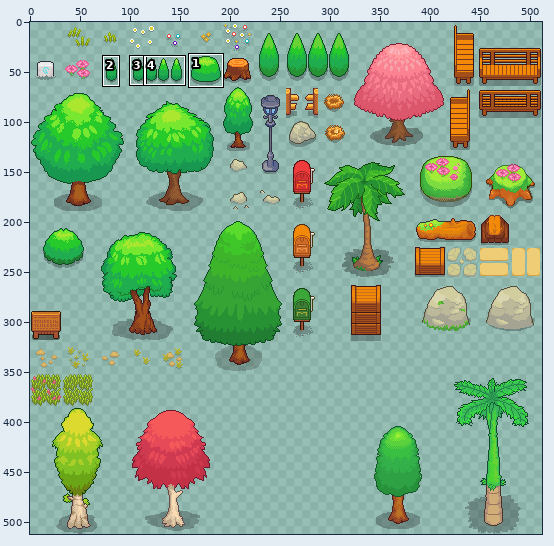
Sprite sheet -- img/tilesets/Growing_OutsideB_Spring.png. Above, an overview of the earlier version with the close-up marked.
Close-up. Before the commit:
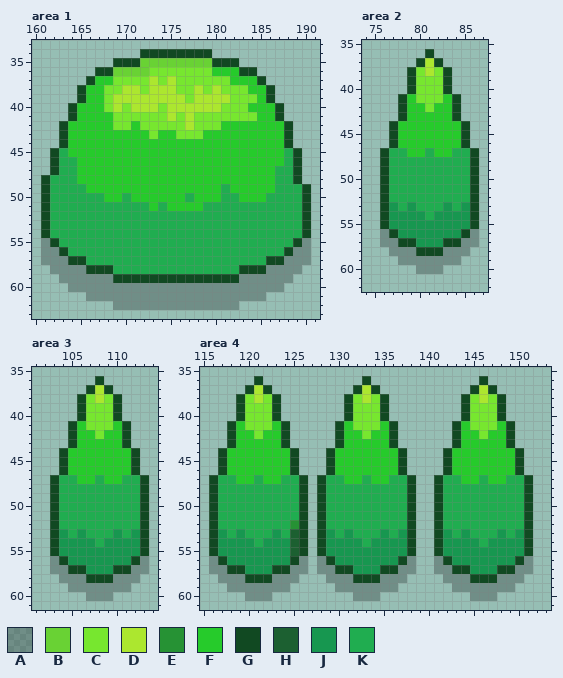
The file is 512x512 pixels. Colours within 5 levels of each other are drawn and written as one. Shown: area 1: x 160..191, y 33..63; area 2: x 74..87, y 35..62; area 3: x 101..114, y 35..61; area 4: x 115..153, y 35..61. The commit also changed other parts of the picture, which this record leaves out.
Palette (. is transparent): A #00000040  B #69d234  C #77e72f  D #ace72f  E #269234  F #26cb2b  G #114922  H #1c6031  J #179750  K #20ad50
Pixels before, area 1, first column x 161:
34 ...........GGGGGGGG...........
35 ........GGGBBBBBBBBGGG........
36 ......GGBBBBCCCCCCCFFFGG......
37 .....GFFCCCCDCDCCCCCCFFFG.....
38 ....GFFCCDDCDDDCCDCDCCCFFG....
39 ....GFFCDDDDDDDDCDDDDCCCFG....
40 ...GFFFCDCDDDCDDDDDDCCCFFFG...
41 ...GFFFFCCCCCCDCDCCCCCCCFFG...
42 ..GFFFFFCCFCCCCCDCCCFFFFFFFG..
43 ..GFFFFFFFFFCFFCCCFFFFFFFFFG..
44 ..GFFFFFFFFFFFFFFFFFFFFFFFFG..
45 .GKFFFFFFFFFFFFFFFFFFFFFFFFKG.
46 .GKKFFFFFFFFFFFFFFFFFFFFFFFKG.
47 .GKKFFFFFFFFFFFFFFFFFFFFFFKKG.
48 GKKKFFFFFFFFFFFFFFFFFFFFFFKKG.
49 GKKKKFFFFFFFFFFFFFFFKFFFFFKKKG
50 GKKKKKKFFKFFFFFFKFFFKKFFFKKKKG
51 GKKKKKKKKKKKFKFFFFKKKKKKKKKKKG
52 GKKKKKKKKKKKKKKKKKKKKKKKKKKKKG
53 GKKKKKKKKKKKKKKKKKKKKKKKKKKKKG
54 GKKKKKKKKKKKKKKKKKKKKKKKKKKKKG
55 AGKKKKKKKKKKKKKKKKKKKKKKKKKKGA
56 AAGKKKKKKKKKKKKKKKKKKKKKKKKGAA
57 AAAGGKKKKKKKKKKKKKKKKKKKKGGAAA
58 .AAAAGGGKKKKKKKKKKKKKKGGGAAAA.
59 ..AAAAAAGGGGGGGGGGGGGGAAAAAA..
60 ...AAAAAAAAAAAAAAAAAAAAAAAA...
61 .....AAAAAAAAAAAAAAAAAAAA.....
62 ........AAAAAAAAAAAAAA........
Pixels before, area 2, first column x 76:
36 .....G.....
37 ....GDG....
38 ...GCDCG...
39 ...GCCCG...
40 ...GCCCG...
41 ..GFCCCFG..
42 ..GFFCFFG..
43 ..GFFFFFG..
44 .GFFFFFFFG.
45 .GFFFFFFFG.
46 .GFFFFFFFG.
47 GKKFFKFFKKG
48 GKKKKKKKKKG
49 GKKKKKKKKKG
50 GKKKKKKKKKG
51 GKKKKKKKKKG
52 GKKKKKKKKKG
53 GJKJKKKJKJG
54 GJJJJKJJJJG
55 GJJJJJJJJJG
56 AGJJJJJJJGA
57 AAGGJJJGGAA
58 .AAAGGGAAA.
59 ..AAAAAAA..
60 ....AAA....
Pixels before, area 3, first column x 103:
36 .....G.....
37 ....GDG....
38 ...GCDCG...
39 ...GCCCG...
40 ...GCCCG...
41 ..GFCCCFG..
42 ..GFFCFFG..
43 ..GFFFFFG..
44 .GFFFFFFFG.
45 .GFFFFFFFG.
46 .GFFFFFFFG.
47 GKKFFKFFKKG
48 GKKKKKKKKKG
49 GKKKKKKKKKG
50 GKKKKKKKKKG
51 GKKKKKKKKKG
52 GKKKKKKKKKG
53 GJKJKKKJKJG
54 GJJJJKJJJJG
55 GJJJJJJJJJG
56 AGJJJJJJJGA
57 AAGGJJJGGAA
58 .AAAGGGAAA.
59 ..AAAAAAA..
60 ....AAA....
Pixels before, area 4, first column x 116:
36 .....G...........G............G.....
37 ....GDG.........GDG..........GDG....
38 ...GCDCG.......GCDCG........GCDCG...
39 ...GCCCG.......GCCCG........GCCCG...
40 ...GCCCG.......GCCCG........GCCCG...
41 ..GFCCCFG.....GFCCCFG......GFCCCFG..
42 ..GFFCFFG.....GFFCFFG......GFFCFFG..
43 ..GFFFFFG.....GFFFFFG......GFFFFFG..
44 .GFFFFFFFG...GFFFFFFFG....GFFFFFFFG.
45 .GFFFFFFFG...GFFFFFFFG....GFFFFFFFG.
46 .GFFFFFFFG...GFFFFFFFG....GFFFFFFFG.
47 GKKFFKFFKKG.GKKFFKFFKKG..GKKFFKFFKKG
48 GKKKKKKKKKG.GKKKKKKKKKG..GKKKKKKKKKG
49 GKKKKKKKKKG.GKKKKKKKKKG..GKKKKKKKKKG
50 GKKKKKKKKKG.GKKKKKKKKKG..GKKKKKKKKKG
51 GKKKKKKKKKG.GKKKKKKKKKG..GKKKKKKKKKG
52 GKKKKKKKKEG.GKKKKKKKKKG..GKKKKKKKKKG
53 GJKJKKKJKHG.GJKJKKKJKJG..GJKJKKKJKJG
54 GJJJJKJJJHG.GJJJJKJJJJG..GJJJJKJJJJG
55 GJJJJJJJJHG.GJJJJJJJJJG..GJJJJJJJJJG
56 AGJJJJJJJGA.AGJJJJJJJGA..AGJJJJJJJGA
57 AAGGJJJGGAA.AAGGJJJGGAA..AAGGJJJGGAA
58 .AAAGGGAAA...AAAGGGAAA....AAAGGGAAA.
59 ..AAAAAAA.....AAAAAAA......AAAAAAA..
60 ....AAA.........AAA..........AAA....
And afterwards:
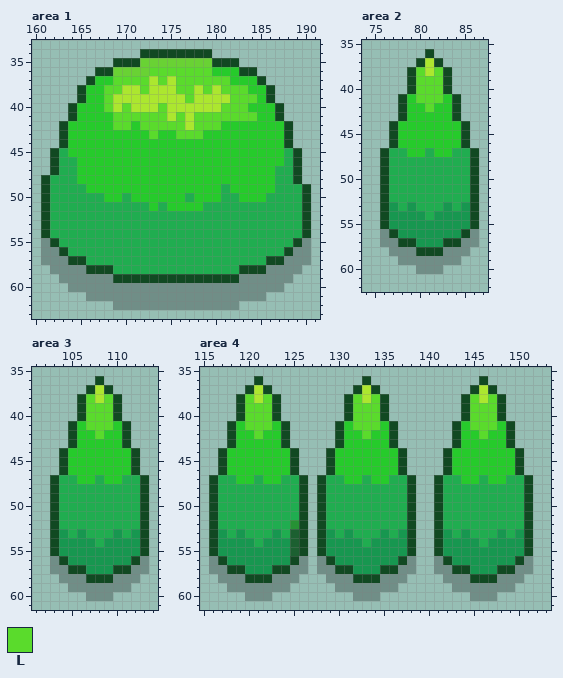
Colours new in this view: L #5adb2c
Changes in this commit:
{"where": "area 1"}
{"y":36,"x":173,"old":"CCCCCCC","new":"LLLLLLL"}
{"y":37,"x":169,"old":"CCCC","new":"LLLL"}
{"y":37,"x":174,"old":"C","new":"L"}
{"y":37,"x":176,"old":"CCCCCC","new":"LLLLLL"}
{"y":38,"x":168,"old":"CC","new":"LL"}
{"y":38,"x":172,"old":"C","new":"L"}
{"y":38,"x":176,"old":"CC","new":"LL"}
{"y":38,"x":179,"old":"C","new":"L"}
{"y":38,"x":181,"old":"CCC","new":"LLL"}
{"y":39,"x":168,"old":"C","new":"L"}
{"y":39,"x":177,"old":"C","new":"L"}
{"y":39,"x":182,"old":"CCC","new":"LLL"}
{"y":40,"x":168,"old":"C","new":"L"}
{"y":40,"x":170,"old":"C","new":"L"}
{"y":40,"x":174,"old":"C","new":"L"}
{"y":40,"x":181,"old":"CCC","new":"LLL"}
{"y":41,"x":169,"old":"CCCCCC","new":"LLLLLL"}
{"y":41,"x":176,"old":"C","new":"L"}
{"y":41,"x":178,"old":"CCCCCCC","new":"LLLLLLL"}
{"y":42,"x":169,"old":"CC","new":"LL"}
{"y":42,"x":172,"old":"CCCCC","new":"LLLLL"}
{"y":42,"x":178,"old":"CCC","new":"LLL"}
{"y":43,"x":173,"old":"C","new":"L"}
{"y":43,"x":176,"old":"CCC","new":"LLL"}
{"where": "area 2"}
{"y":38,"x":80,"old":"C","new":"L"}
{"y":38,"x":82,"old":"C","new":"L"}
{"y":39,"x":80,"old":"CCC","new":"LLL"}
{"y":40,"x":80,"old":"CCC","new":"LLL"}
{"y":41,"x":80,"old":"CCC","new":"LLL"}
{"y":42,"x":81,"old":"C","new":"L"}
{"where": "area 3"}
{"y":38,"x":107,"old":"C","new":"L"}
{"y":38,"x":109,"old":"C","new":"L"}
{"y":39,"x":107,"old":"CCC","new":"LLL"}
{"y":40,"x":107,"old":"CCC","new":"LLL"}
{"y":41,"x":107,"old":"CCC","new":"LLL"}
{"y":42,"x":108,"old":"C","new":"L"}
{"where": "area 4"}
{"y":38,"x":120,"old":"C","new":"L"}
{"y":38,"x":122,"old":"C","new":"L"}
{"y":38,"x":132,"old":"C","new":"L"}
{"y":38,"x":134,"old":"C","new":"L"}
{"y":38,"x":145,"old":"C","new":"L"}
{"y":38,"x":147,"old":"C","new":"L"}
{"y":39,"x":120,"old":"CCC","new":"LLL"}
{"y":39,"x":132,"old":"CCC","new":"LLL"}
{"y":39,"x":145,"old":"CCC","new":"LLL"}
{"y":40,"x":120,"old":"CCC","new":"LLL"}
{"y":40,"x":132,"old":"CCC","new":"LLL"}
{"y":40,"x":145,"old":"CCC","new":"LLL"}
{"y":41,"x":120,"old":"CCC","new":"LLL"}
{"y":41,"x":132,"old":"CCC","new":"LLL"}
{"y":41,"x":145,"old":"CCC","new":"LLL"}
{"y":42,"x":121,"old":"C","new":"L"}
{"y":42,"x":133,"old":"C","new":"L"}
{"y":42,"x":146,"old":"C","new":"L"}
{"label":"changed","picture_box":[104,67,257,139]}
{"label":"changed","picture_box":[416,67,443,112]}
{"label":"changed","picture_box":[86,394,113,439]}
{"label":"changed","picture_box":[245,394,272,439]}
{"label":"changed","picture_box":[353,394,380,439]}
{"label":"changed","picture_box":[470,394,497,439]}
